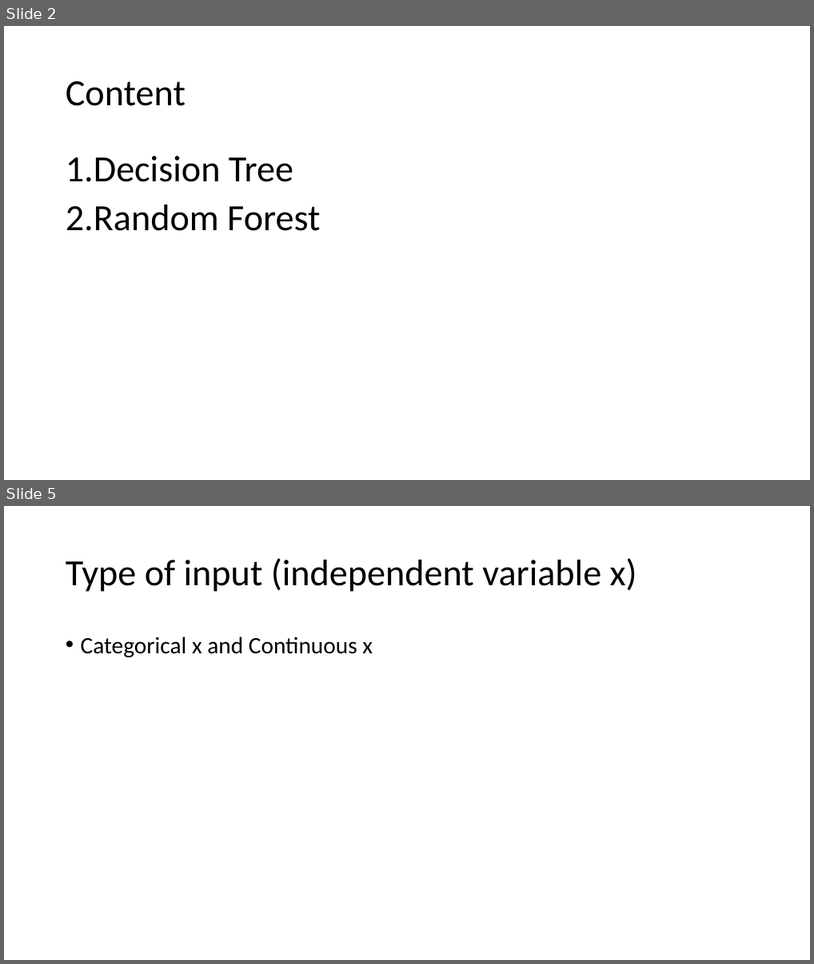
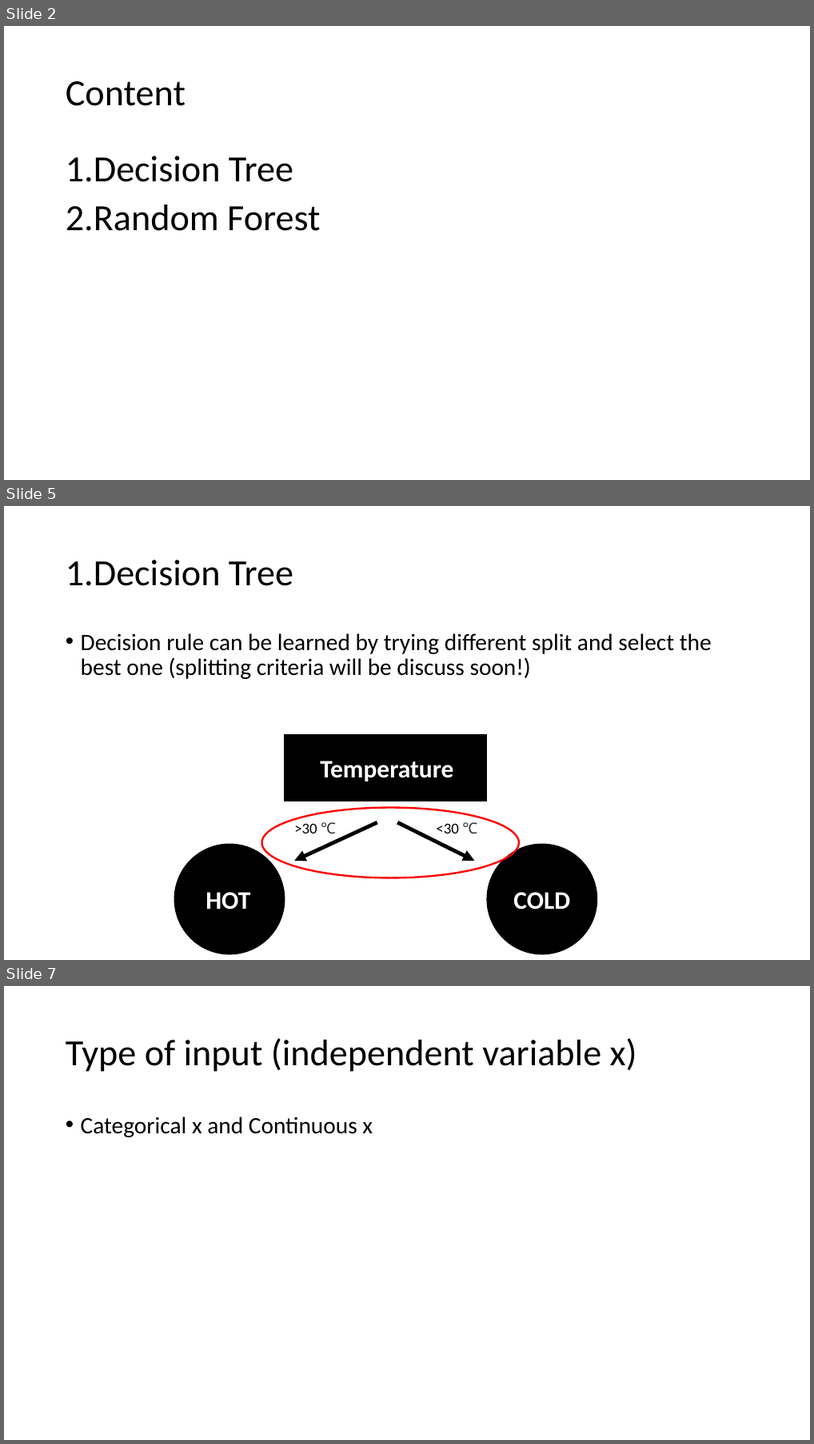
Before and after one commit to gucino/Machine-Learning, a slide deck: Decision_tree_and_Random_forest.pptx. Shown one above the other, each under a label of ours: slides 2 and 5 before the commit, slides 2, 5 and 7 after it; the slides between them are not shown. The pictures are 814x964 and 814x1444 pixels, drawn with LibreOffice and Linux fonts; fonts in the diff are those of the drawing. Boxes give left, top, right and bottom in pixels: in the first picture for what was removed or moved away, otherwise in the second. Text is boxed around its words. In the diff, an @@ line names an element or a change of style, - is before the commit and + after.

```diff
--- a/Decision_tree_and_Random_forest.pptx
+++ b/Decision_tree_and_Random_forest.pptx
@@ slide 5 added at box(4, 506, 810, 960), background #000000 @@
@@ title added at box(66, 560, 294, 586), 44 pt, text #FFFFFF @@
+1.Decision Tree
@@ text added at box(81, 633, 712, 679), 28 pt, text #FFFFFF @@
+• Decision rule can be learned by trying different split and select the best one (splitting criteria will be discuss soon!)
@@ ellipse added at box(262, 808, 519, 877), outline #FF0000 2.25 pt @@
@@ group added at box(174, 735, 598, 954): 5 texts, 2 ellipses, 2 arrows, 1 rectangle @@
+Temperature
+COLD
+HOT
+>30 ℃
+<30 ℃
@@ what was slide 5 is now slide 7 @@
```
Also in this commit, not shown: 9 slides changed, 15 other slides added, 1 slide removed.
